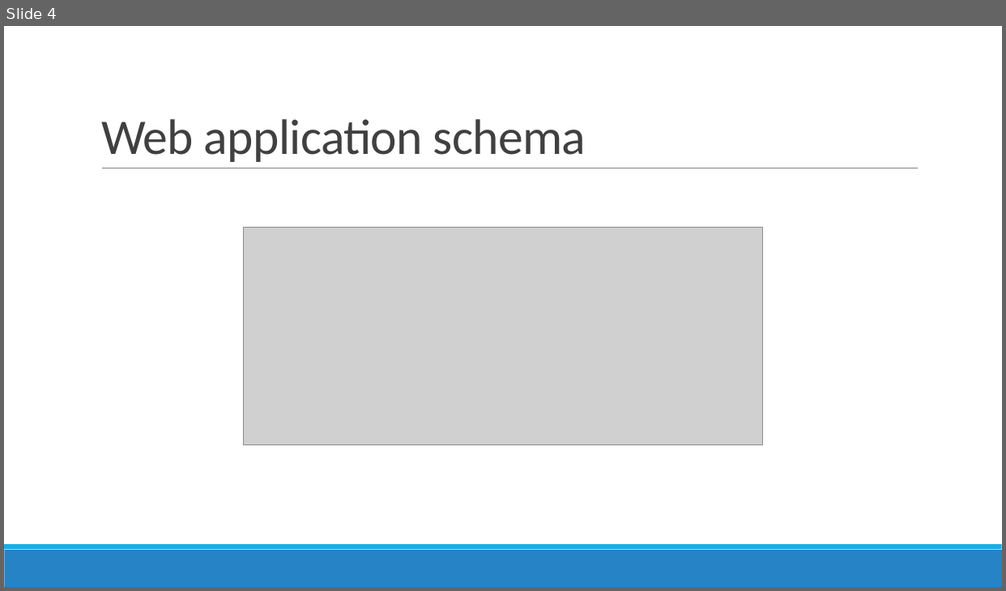
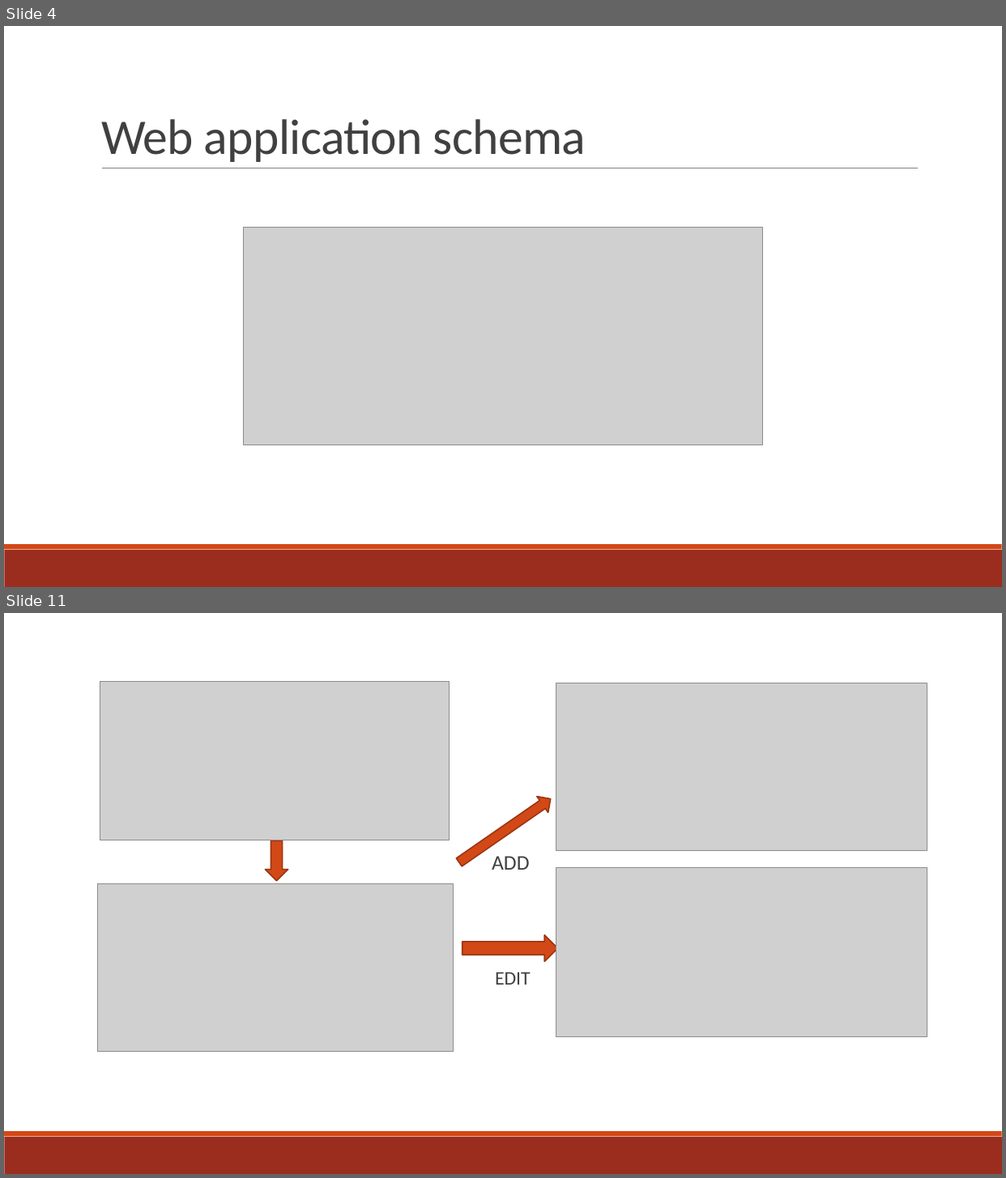
Before and after one commit to Fix-22/5C_AvvedutoCecireCinquetti_POI, a slide deck: docs/slides/Shakespeare_s Places.pptx. Shown one above the other, each under a label of ours: slide 4 before the commit, slides 4 and 11 after it; the slides between them are not shown. The pictures are 1006x591 and 1006x1178 pixels, drawn with LibreOffice and Linux fonts; fonts in the diff are those of the drawing; grey boxes stand for pictures. Boxes give left, top, right and bottom in pixels: in the first picture for what was removed or moved away, otherwise in the second. Text is boxed around its words. In the diff, an @@ line names an element or a change of style, - is before the commit and + after.

```diff
--- a/docs/slides/Shakespeare_s Places.pptx
+++ b/docs/slides/Shakespeare_s Places.pptx
@@ slide 11 added at bbox=[4, 613, 1002, 1174], background #FFFFFF; not listed: 2 template elements that a slide beside it also shows @@
@@ picture added at bbox=[100, 681, 450, 840] @@
@@ picture added at bbox=[556, 683, 928, 851] @@
@@ right arrow added at bbox=[454, 791, 556, 871], fill #D34817, outline #9C3511 1.25 pt @@
@@ down arrow added at bbox=[266, 841, 288, 881], fill #D34817, outline #9C3511 1.25 pt @@
@@ text added at bbox=[492, 856, 529, 870], 20 pt, text #404040 @@
+  ADD
@@ picture added at bbox=[556, 868, 928, 1037] @@
@@ picture added at bbox=[98, 884, 454, 1052] @@
@@ right arrow added at bbox=[462, 935, 558, 962], fill #D34817, outline #9C3511 1.25 pt @@
@@ text added at bbox=[495, 972, 530, 985], 18.5 pt, text #404040 @@
+  EDIT
@@ slide 4 changed as well @@
@@ rectangle at bbox=[4, 550, 1002, 587]: fill #2683C6 to #9B2D1F @@
@@ rectangle at bbox=[4, 544, 1002, 550]: fill #1CADE4 to #D34817 @@
```
Also in this commit, not shown: 3 other slides changed, 6 other slides added, 8 slides removed, 1 other file.
